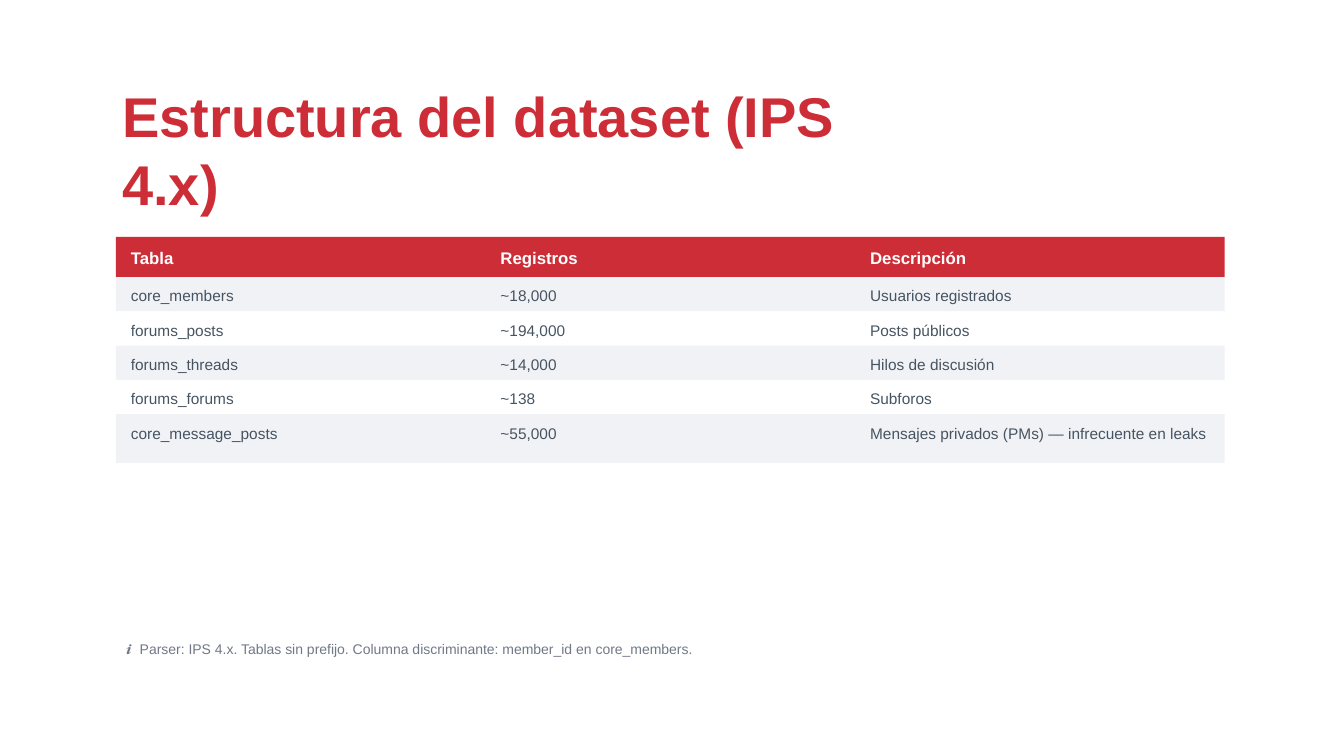
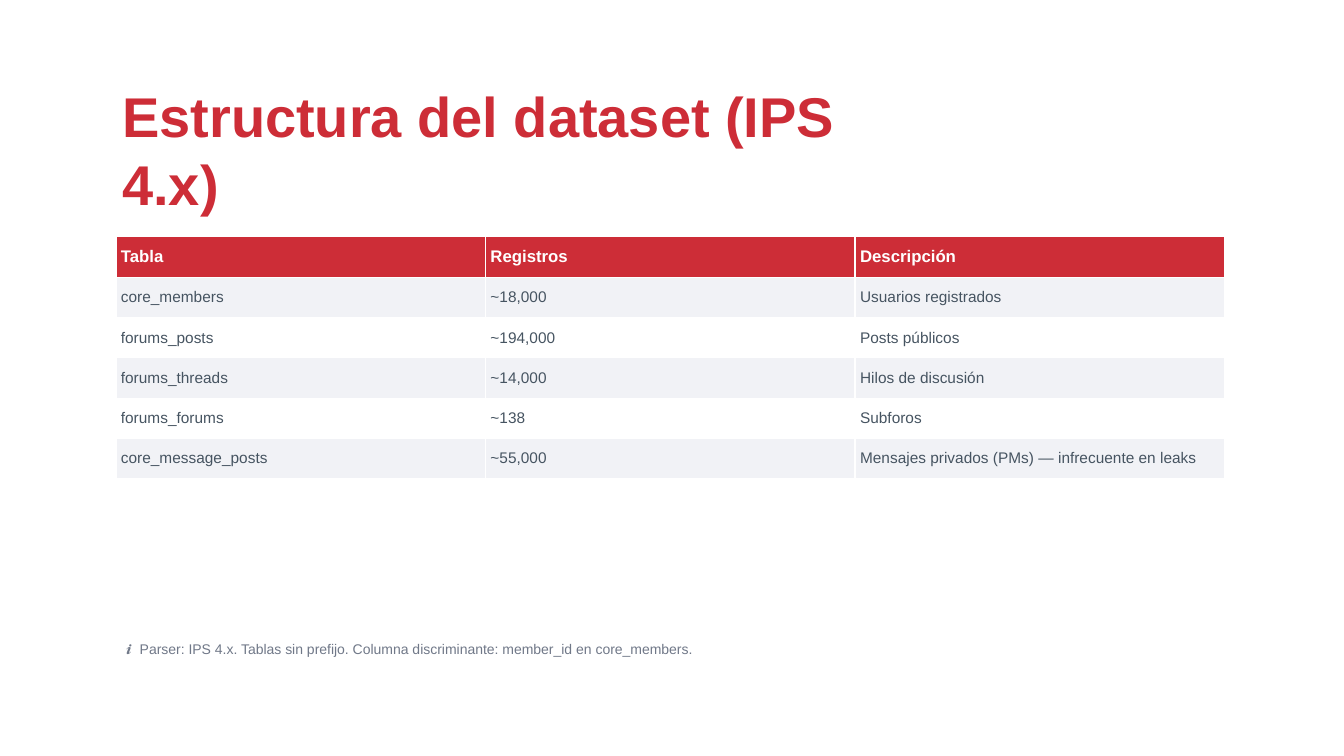
Before and after one commit to drj3ky11/FearOfTheDark, a slide deck: slide 4 of IronMarch/csbc26_caso_ironmarch.pptx. Drawn at 1344x756 pixels with LibreOffice and Linux fonts; fonts in the diff are those of the drawing; background and template pictures are left out. Boxes give left, top, right and bottom in pixels: in the first picture for what was removed or moved away, otherwise in the second. Text is boxed around its words. In the diff, an @@ line names an element or a change of style, - is before the commit and + after.

Commit message:
feat: use native PowerPoint tables instead of hand-drawn rectangles
Switch table_slide to graphic-frame tables (add_table) so column widths
and row heights can be adjusted directly in PowerPoint/LibreOffice, and
let the app handle text wrapping instead of a manual row-height estimate.

```diff
--- a/IronMarch/csbc26_caso_ironmarch.pptx
+++ b/IronMarch/csbc26_caso_ironmarch.pptx
@@ rectangle removed at <box>116,237,1225,277</box> @@
@@ table added at <box>116,237,1226,479</box>, 6 rows, 3 columns @@
+Tabla | Registros | Descripción
+core_members | ~18,000 | Usuarios registrados
+forums_posts | ~194,000 | Posts públicos
+forums_threads | ~14,000 | Hilos de discusión
+forums_forums | ~138 | Subforos
+core_message_posts | ~55,000 | Mensajes privados (PMs) — infrecuente en leaks
@@ text removed at <box>131,252,174,264</box> @@
-Tabla
@@ text removed at <box>500,252,577,268</box> @@
-Registros
@@ text removed at <box>870,251,966,268</box> @@
-Descripción
@@ rectangle removed at <box>116,277,1225,312</box> @@
@@ text removed at <box>131,290,234,304</box> @@
-core_members
@@ text removed at <box>500,290,556,303</box> @@
-~18,000
@@ text removed at <box>870,290,1011,304</box> @@
-Usuarios registrados
@@ rectangle removed at <box>116,312,1225,346</box> @@
@@ text removed at <box>131,325,224,339</box> @@
-forums_posts
@@ text removed at <box>500,325,565,338</box> @@
-~194,000
@@ text removed at <box>870,324,970,339</box> @@
-Posts públicos
@@ rectangle removed at <box>116,346,1225,380</box> @@
@@ text removed at <box>131,359,238,373</box> @@
-forums_threads
@@ text removed at <box>500,359,556,372</box> @@
-~14,000
@@ text removed at <box>870,358,994,370</box> @@
-Hilos de discusión
@@ rectangle removed at <box>116,380,1225,414</box> @@
@@ rectangle removed at <box>116,414,1225,463</box> @@
@@ text removed at <box>131,393,234,407</box> @@
-forums_forums
@@ text removed at <box>500,393,535,404</box> @@
-~138
@@ text removed at <box>870,393,932,404</box> @@
-Subforos
@@ text removed at <box>131,429,278,442</box> @@
-core_message_posts
@@ text removed at <box>500,428,556,441</box> @@
-~55,000
@@ text removed at <box>870,428,1206,442</box> @@
-Mensajes privados (PMs) — infrecuente en leaks
```
Also in this commit, not shown: 1 other slide changed, 7 other files.
